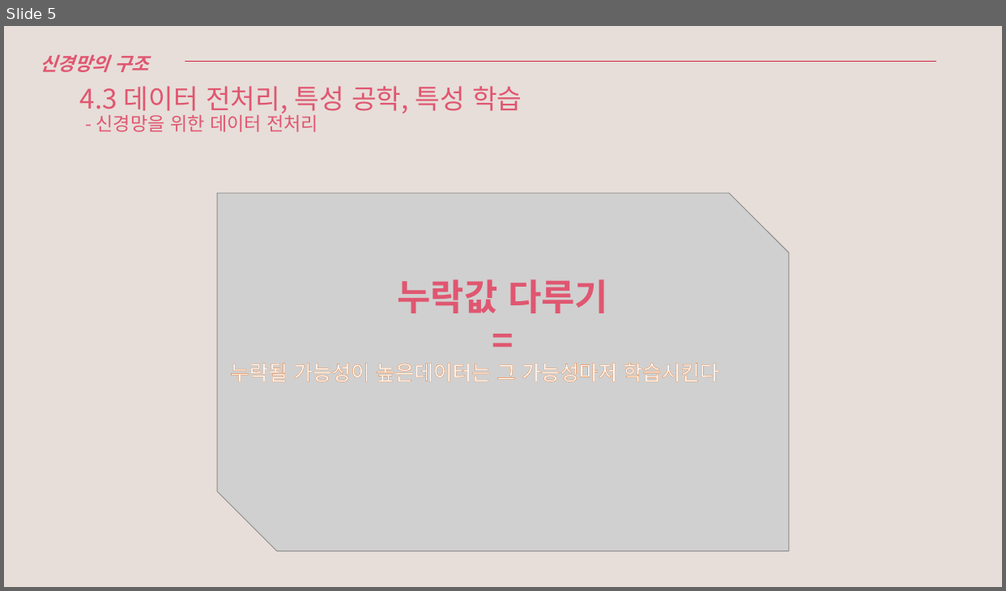
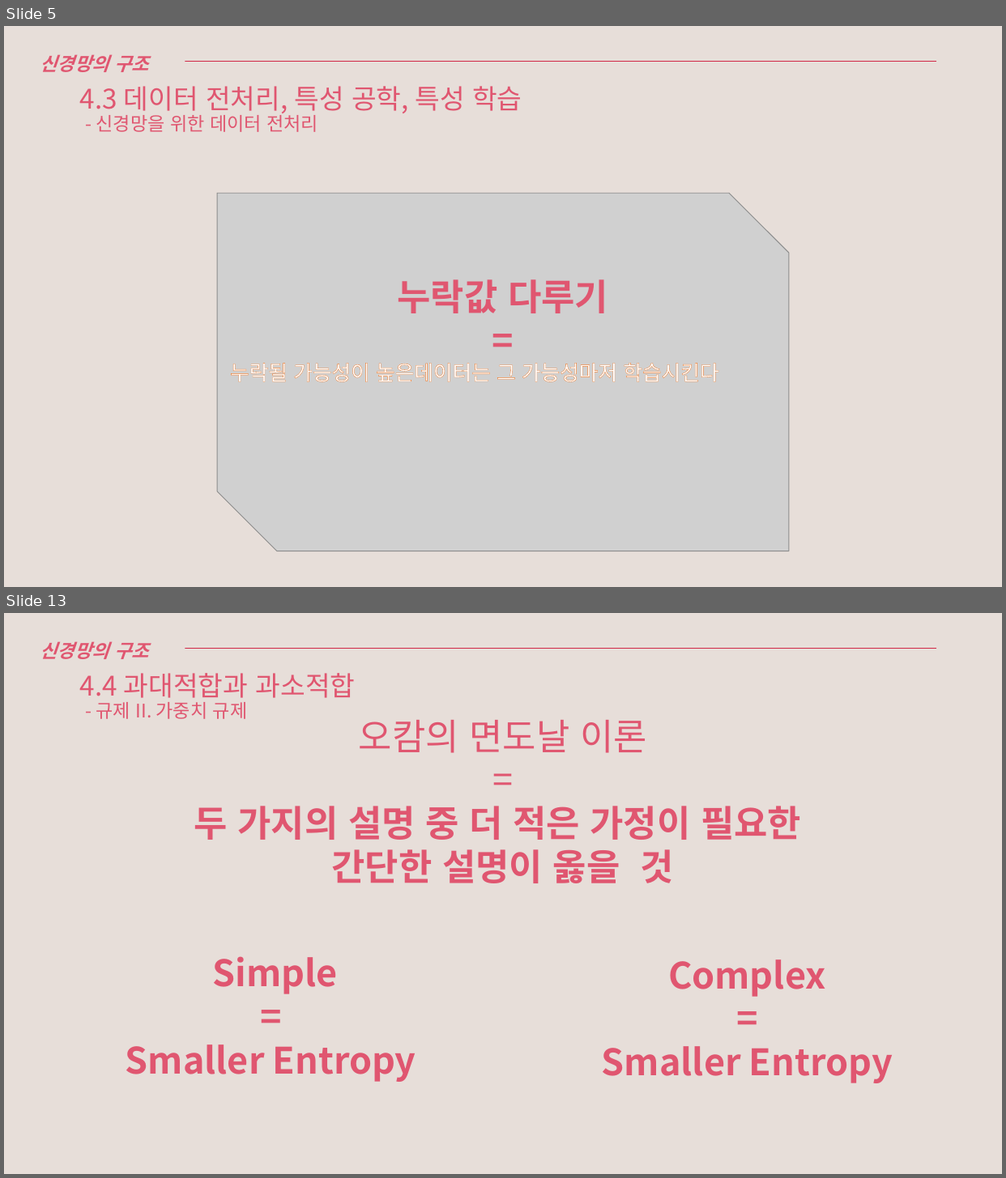
Before and after one commit to Leetaihaku/20W_DeepStudy, a slide deck: Deep_3,4.pptx. Shown one above the other, each under a label of ours: slide 5 before the commit, slides 5 and 13 after it; the slides between them are not shown. The pictures are 1006x591 and 1006x1178 pixels, drawn with LibreOffice and Linux fonts; fonts in the diff are those of the drawing; grey boxes stand for pictures. Boxes give left, top, right and bottom in pixels: in the first picture for what was removed or moved away, otherwise in the second. Text is boxed around its words. In the diff, an @@ line names an element or a change of style, - is before the commit and + after.

```diff
--- a/Deep_3,4.pptx
+++ b/Deep_3,4.pptx
@@ slide 13 added at <box>4,613,1002,1174</box>, background #E7DED9 @@
@@ text added at <box>40,641,149,659</box>, 18 pt, text #E05670, bold, italic @@
+신경망의 구조
@@ line added from (52, 648) to (937, 648), #D02646 0.5 pt @@
@@ title added at <box>80,673,356,719</box>, 26 pt, text #E05670 @@
+4.4 과대적합과 과소적합
+- 규제 II. 가중치 규제
@@ text added at <box>194,720,801,884</box>, 35 pt, text #E05670, bold @@
+오캄의 면도날 이론
+=
+두 가지의 설명 중 더 적은 가정이 필요한
+간단한 설명이 옳을 것
@@ text added at <box>126,956,416,1082</box>, 35 pt, text #E05670, bold @@
+Simple
+=
+Smaller Entropy
@@ text added at <box>602,960,893,1084</box>, 35 pt, text #E05670, bold @@
+Complex
+=
+Smaller Entropy
```
Also in this commit, not shown: 1 slide changed, 7 other slides added.
